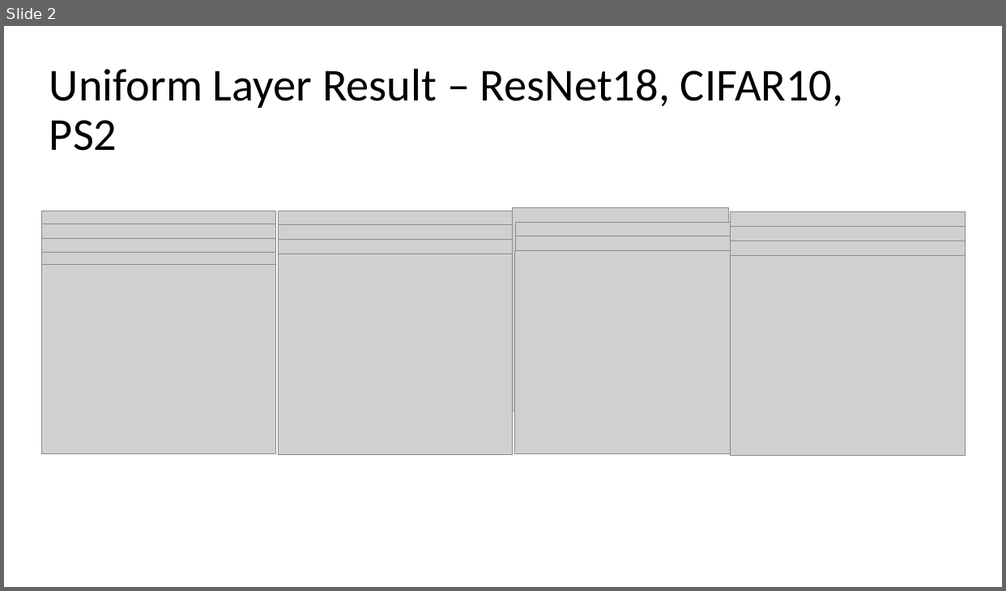
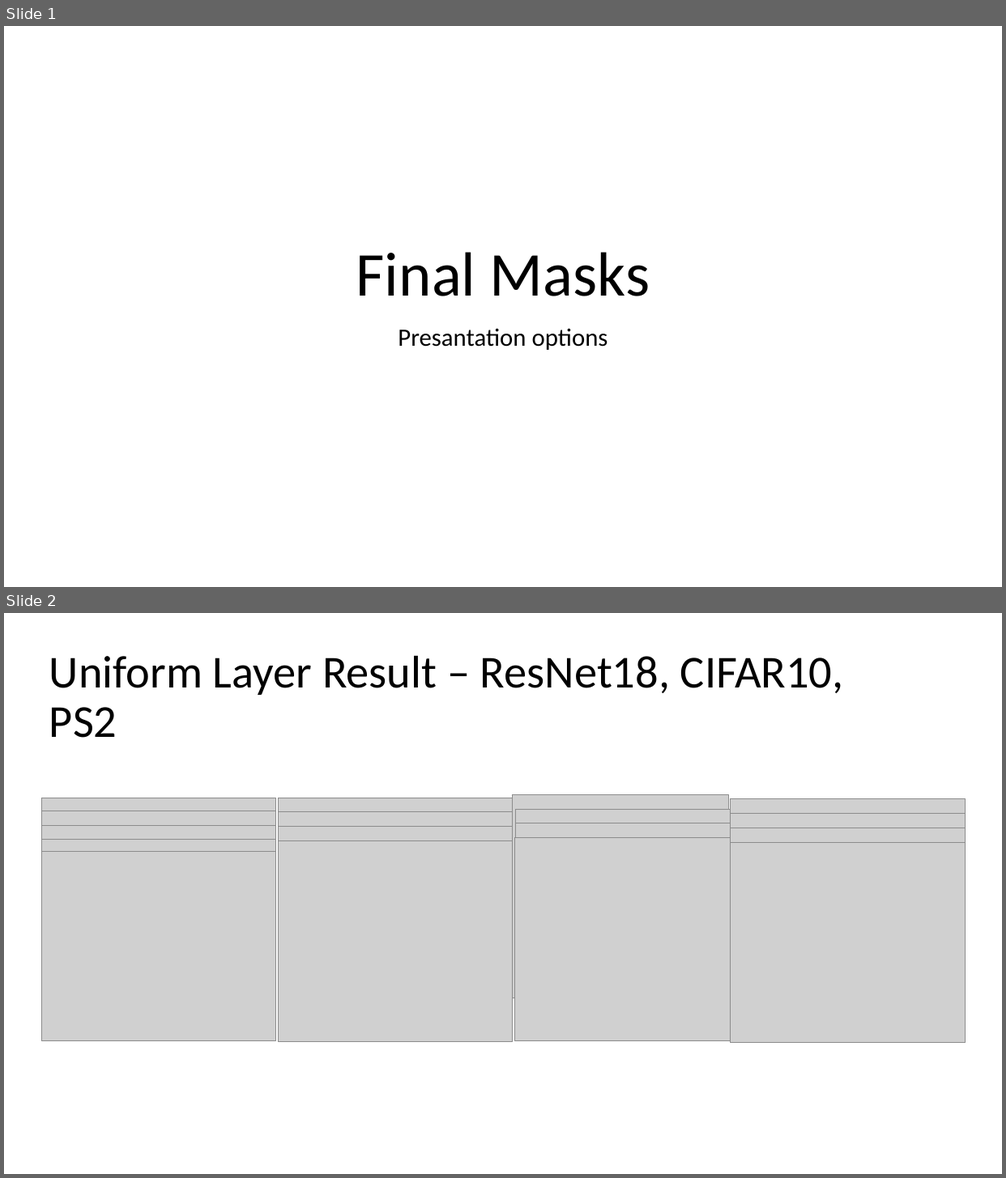
Before and after one commit to Mano-Man/Proj2, a slide deck: doc/Presentations/Results_Masks.pptx. Shown one above the other, each under a label of ours: slide 2 before the commit, slides 1 and 2 after it. The pictures are 1006x591 and 1006x1178 pixels, drawn with LibreOffice and Linux fonts; fonts in the diff are those of the drawing; grey boxes stand for pictures. Boxes give left, top, right and bottom in pixels: in the first picture for what was removed or moved away, otherwise in the second. Text is boxed around its words. In the diff, an @@ line names an element or a change of style, - is before the commit and + after.

```diff
--- a/doc/Presentations/Results_Masks.pptx
+++ b/doc/Presentations/Results_Masks.pptx
@@ slide 1 added at box(4, 26, 1002, 587), background #FFFFFF @@
@@ title added at box(356, 252, 650, 297), 60 pt, text #000000 @@
+Final Masks
@@ subtitle added at box(398, 328, 608, 350), 24 pt, text #000000 @@
+Presantation options
```
Also in this commit, not shown: 4 slides changed, 5 other slides added, 8 other files.
